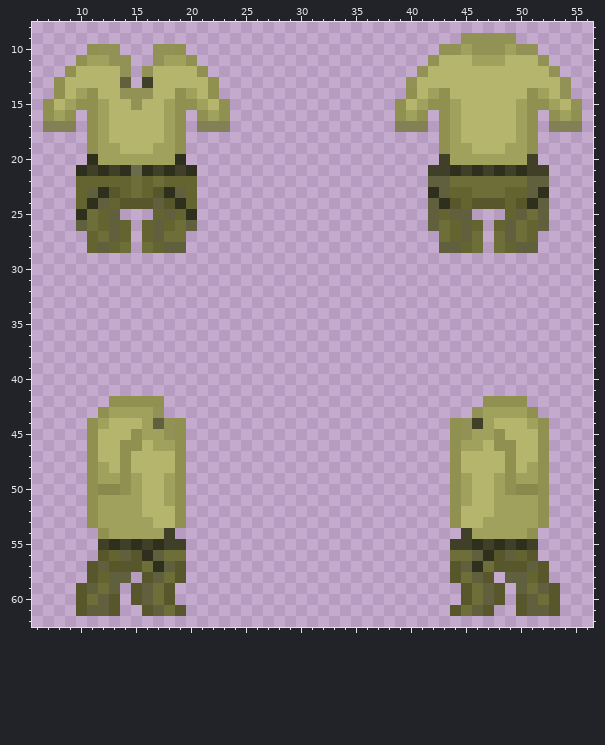
Pixel-art sprite, stored at Resources/Textures/Clothing/Uniforms/Jumpsuit/mercenary.rsi/equipped-INNERCLOTHING-reptilian.png. The first picture shows the starting point.
The file is 64x64 pixels. Colours within 5 levels of each other are drawn and written as one. Shown: x 6..56, y 8..62.
After the commit:
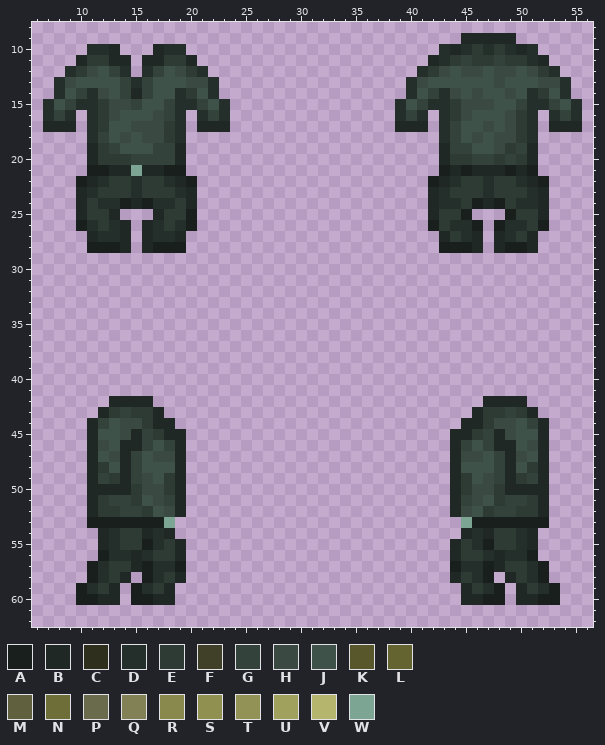
Palette (. is transparent): A #181f1c  B #1f2824  C #2f2f1e  D #242e2a  E #2d3b34  F #404029  G #33423b  H #3a4a42  J #3f5249  K #57572b  L #646431  M #60603e  N #6e6e38  P #6a6a4d  Q #818155  R #89894e  S #909050  T #929257  U #a1a15e  V #b5b56e  W #7ca693
Changes in this commit:
Changed rows in their new state; - is an unchanged pixel.
first column x 7:
 9 --------------------------------------BBBBB------
10 ----DDB---BDD-----------------------DBDEDEDBD----
11 ---BEEBB-BBEEB---------------------BDEGEEGEEDB---
12 --DEHJGD-DGJHED-------------------DEHJHHJHHJHED--
13 -DHJJJJGDGJJJHHD-----------------DHJJJJJJHJJJHHD-
14 -DJGDHJGBGJJDEJD-----------------DJGDHJHJJHJDEJD-
15 DJGDDEHHGJJGDDGJD---------------DJGDDEHHHJJGDDGJD
16 DGD-DEHJJJHGD-DGD---------------DGD-DEHJJJHED-DGD
17 BBB-DEJJHHHED-BBB---------------BBB-DGJJHJHED-BBB
18 ----DGJHJHHED-----------------------DGJHJHHED----
19 ----BEGJJJGGB-----------------------BGGJJHEGB----
20 ----BEEEGGGGB-----------------------BEEGGEGEB----
21 ---.AABBWBBAA.---------------------.ABABBBABA.---
22 ---ABDEEDEEDBA---------------------ABDEEDEEDBA---
23 ---BDEEEDEEEDB---------------------BDEEEDEEEDB---
24 ---BEDDABADDEB---------------------BDDEABAEDDB---
25 ---BEEB---BEEA---------------------BEEA---AEEB---
26 ---ADEDB-BDEDA---------------------AEDDA-ADDEA---
27 ----BDDB-BDDB-----------------------BEDB-BDEB----
28 ----AAAB-BAAA-----------------------AAAB-BAAB----
first column x 10:
42 ---BBBB.-----------------------------BBBB---
43 --BEGEEB----------------------------BEEGEB--
44 -BGJHHEBB.------------------------.BBEHHJGB-
45 -BJJHBGEBB------------------------BBEGBHJJB-
46 -BHJBBGJGB------------------------BGJGBBJHB-
47 -BJHBGJHHB------------------------BHHJGBHJB-
48 -BEJBGJJJB------------------------BJJJGBJEB-
49 -BGEBGHJEB------------------------BEJHGBEGB-
50 -BBBBEHHEB------------------------BEHHEBBBB-
51 -BEGGEJHGB------------------------BGHJEGGEB-
52 -BEEGGEJHB------------------------BHJEGGEEB-
53 -AAAAAAAW.------------------------.WAAAAAAA-
54 --BDEEBDB--------------------------BDBEEDB--
55 --BDEEADEB------------------------BEDAEEDB--
56 --ADDBDEEB------------------------BEEDBDDA--
57 -ADEEBADDA------------------------ADDABEEDA-
58 -ADEB-ADEB------------------------BEDA-BEDA-
59 ADEB-ADEB--------------------------BEDA-BEDA
60 AABB-AABB--------------------------BBAA-BBAA
61 ....--....------------------------....--....
Boxes around the changes in both pictures, in picture pixels (x1, y1, x2, y2):
changed: (395, 33, 582, 253)
changed: (43, 44, 230, 253)
changed: (76, 396, 186, 616)
changed: (450, 396, 560, 616)
